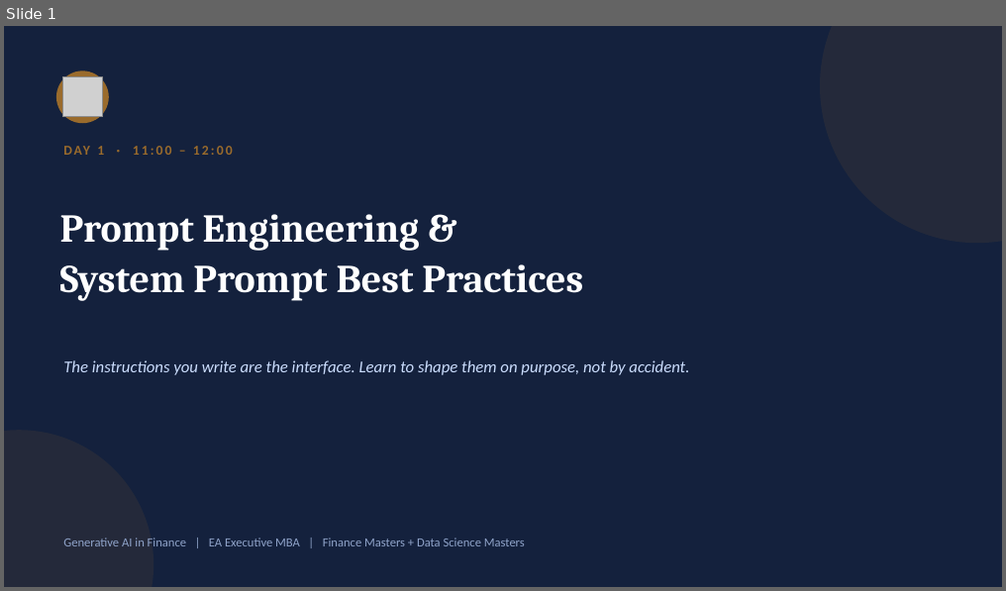
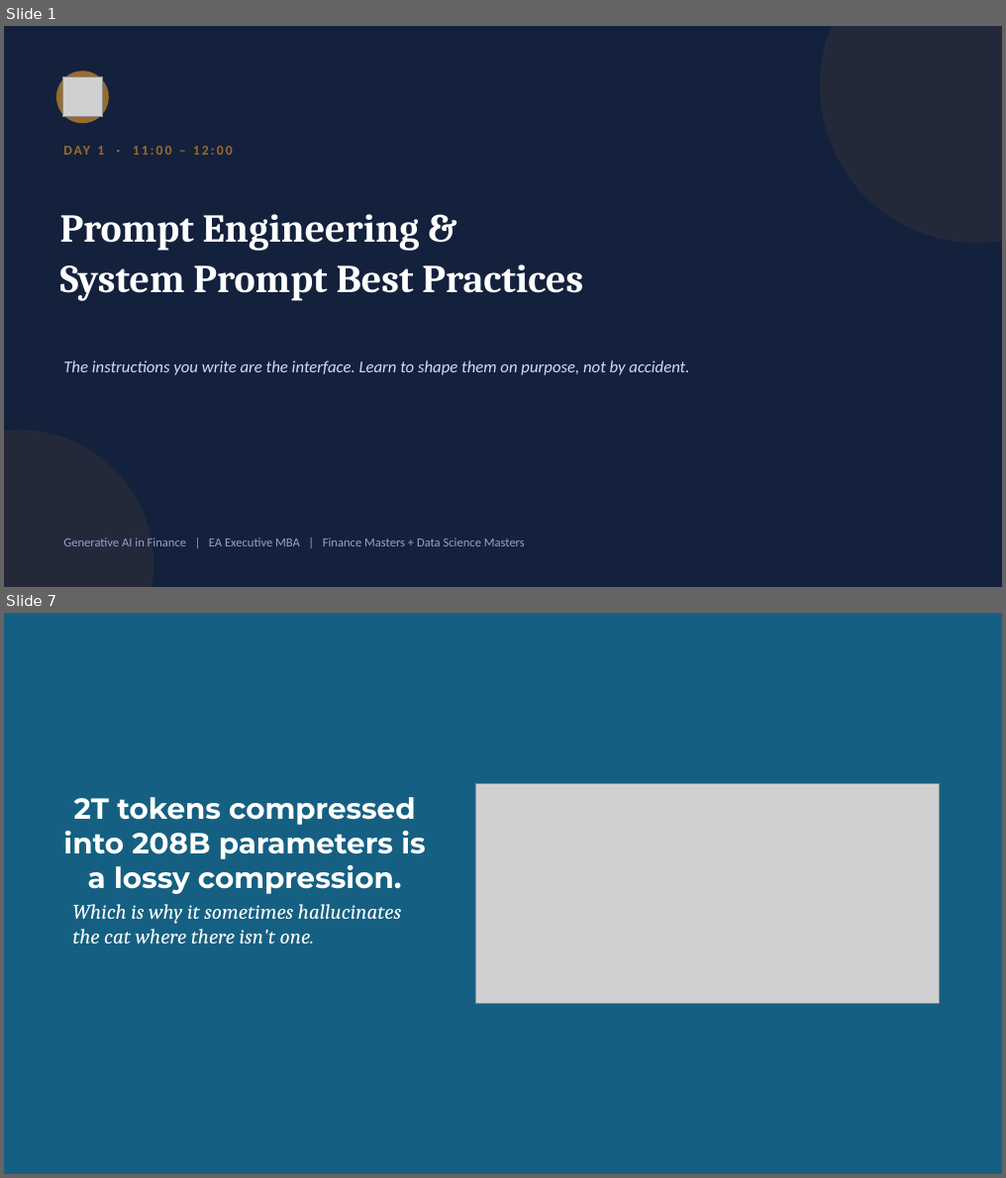
Before and after one commit to kwartler/vienna-genai-finance-course, a slide deck: lessons/day1/wip/prompt_engineering_system_prompts.pptx. Shown one above the other, each under a label of ours: slide 1 before the commit, slides 1 and 7 after it; the slides between them are not shown. The pictures are 1006x591 and 1006x1178 pixels, drawn with LibreOffice and Linux fonts; fonts in the diff are those of the drawing; grey boxes stand for pictures; background and template pictures are left out. Boxes give left, top, right and bottom in pixels: in the first picture for what was removed or moved away, otherwise in the second. Text is boxed around its words. In the diff, an @@ line names an element or a change of style, - is before the commit and + after.

```diff
--- a/lessons/day1/wip/prompt_engineering_system_prompts.pptx
+++ b/lessons/day1/wip/prompt_engineering_system_prompts.pptx
@@ slide 7 added at box(4, 613, 1002, 1174), background #156082 @@
@@ picture added at box(475, 784, 939, 1004) @@
@@ text added at box(63, 797, 425, 894), 28 pt, text #FFFFFF, bold @@
+2T tokens compressed into 208B parameters is a lossy compression.
@@ text added at box(72, 904, 401, 944), 20 pt, text #FFFFFF, italic @@
+Which is why it sometimes hallucinates the cat where there isn't one.
```
Also in this commit, not shown: 4 slides changed, 30 other slides added, 33 other files.
